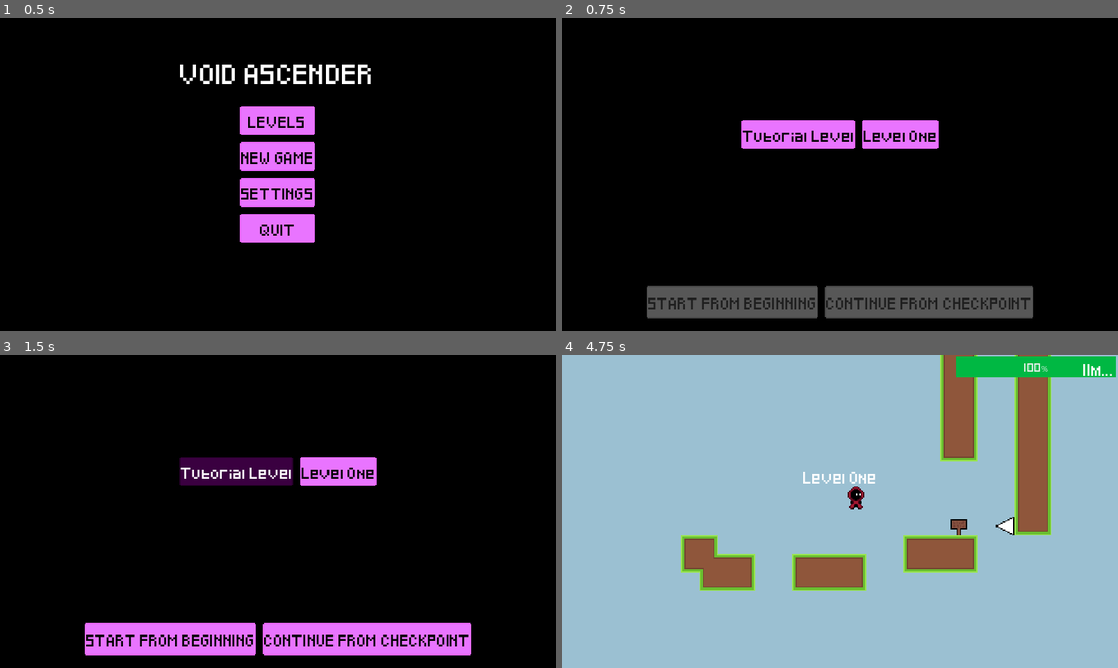
Above: before the commit, frames 1-4 (two rows, left to right).
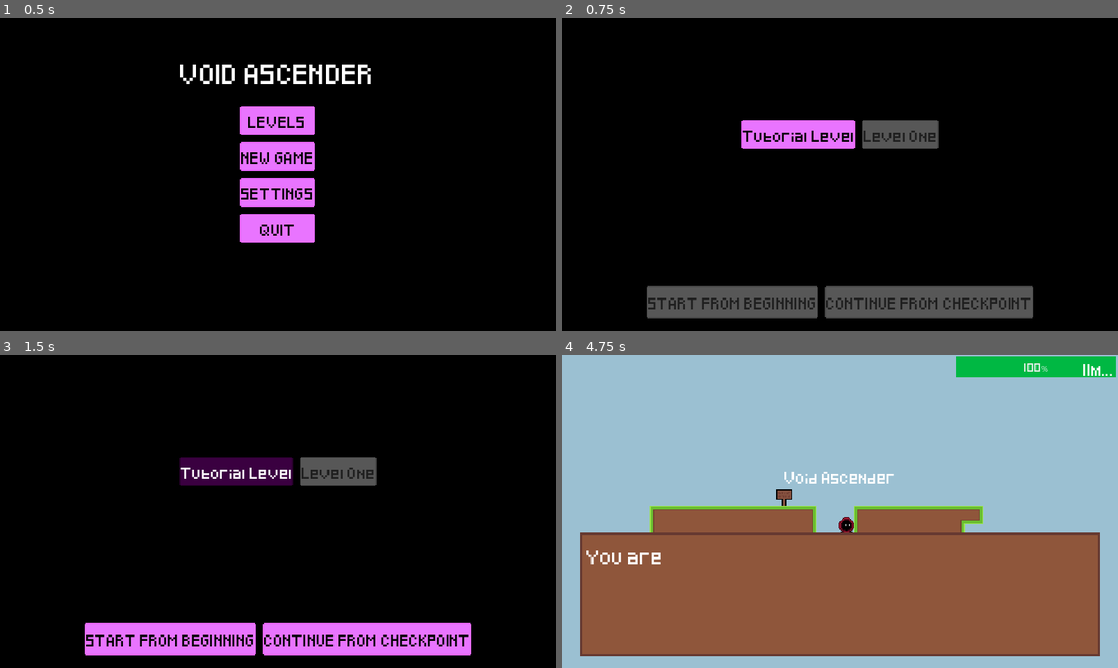
Above: after the commit, the same moments.

Repository: StormLight14/void-ascender
Game: Godot game, scene res://ui/menu/menu_ui.tscn
The game is run twice, just before and just after one commit, with the same random seed, the same clock (stepped at 60 frames per second) and the same inputs. Sound files missing from this copy of the repository are replaced by a short silence.
Inputs:
- Up to frame 1 (0.5 s): no input
- Up to frame 2 (0.75 s): click "LEVELS" at 0.5 s
- Up to frame 3 (1.5 s): click "Tutorial Level" at 1.25 s
- Up to frame 4 (4.75 s): click "Level One" (after the commit: "Tutorial Level") at 2 s; click "START FROM BEGINNING" at 2.75 s; hold Shift (climb) 3.53-4.28 s; hold D (right) from 3.53 s (still down); tap Space (jump) at 3.77, 4.52 s; tap E (interact) at 4.35 s

Frame 1 is identical in both runs. In frame 2, 1.2% of the frame differs, in the area x 54-68%, y 32-42%; in frame 3, 1.2%; in frame 4, 44%, in the area x 3-97%, y 0-97%.

Commit message:
start work on save system

Diff:
--- a/autoloads/Global.gd
+++ b/autoloads/Global.gd
@@ -1,6 +1,21 @@
 extends Node2D
 
 var ui_open = false
+var level_data = {
+	0: { # tutorial
+		"completed": false,
+		"last_checkpoint": Vector2(0, 0)
+	},
+	1: {
+		"completed": false,
+		"last_checkpoint": Vector2(0, 0)
+	},
+	2: {
+		"completed": false,
+		"last_checkpoint": Vector2(0, 0)
+	},
+}
+var deaths = 0
 
 func broadcast(messages, seconds = 5, font_size = 8, offset = Vector2(0, -30)):
 	%BroadcastLabel.text = messages[0]
@@ -17,20 +32,23 @@
 	%AnimationPlayer.play("broadcast_fade_out")
 
 func save_game():
+	var save_file = FileAccess.open("user://game_save.json", FileAccess.WRITE)
 	var save_dict = {
-		"level_data": {
-			0: { # tutorial
-				"completed": false,
-				"last_checkpoint": Vector2(0, 0)
-			},
-			1: {
-				"completed": false,
-				"last_checkpoint": Vector2(0, 0)
-			},
-			2: {
-				"completed": false,
-				"last_checkpoint": Vector2(0, 0)
-			},
-		},
-		"deaths": 0
+		"level_data": level_data,
+		"deaths": deaths
 	}
+
+	save_file.store_line(JSON.stringify(save_dict))
+
+func load_game():
+	if not FileAccess.file_exists("user://game_save.json"):
+		return
+	var json = JSON.new()
+
+	var save_file = FileAccess.open("user://game_save.json", FileAccess.READ)
+	if json.parse(save_file.get_as_text()) != OK:
+		print("JSON Parse Error: ", json.get_error_message(), " in ", save_file.get_as_text(), " at line ", json.get_error_line())
+		return
+
+	level_data = json["level_data"]
+	deaths = json["deaths"]
--- a/ui/level_select.gd
+++ b/ui/level_select.gd
@@ -6,6 +6,10 @@
 func _ready():
 	for button in get_tree().get_nodes_in_group("LevelButton"):
 		button.level_pressed.connect(level_pressed)
+		var level = int(str(button.name))
+		if level > 0:
+			# button disabled if previous level not completed
+			button.disabled = not Global.level_data[level].completed
 
 func level_pressed(level):
 	level_scene = level
--- a/ui/level_select.tscn
+++ b/ui/level_select.tscn
@@ -34,13 +34,13 @@
 [node name="LevelButtons" type="HBoxContainer" parent="CenterContainer2"]
 layout_mode = 2
 
-[node name="Tutorial" type="Button" parent="CenterContainer2/LevelButtons" groups=["LevelButton"]]
+[node name="0" type="Button" parent="CenterContainer2/LevelButtons" groups=["LevelButton"]]
 layout_mode = 2
 text = "Tutorial Level"
 script = ExtResource("2_n4hpg")
 level_scene = ExtResource("3_e3cml")
 
-[node name="Level1" type="Button" parent="CenterContainer2/LevelButtons" groups=["LevelButton"]]
+[node name="1" type="Button" parent="CenterContainer2/LevelButtons" groups=["LevelButton"]]
 layout_mode = 2
 text = "Level One"
 script = ExtResource("2_n4hpg")
@@ -73,7 +73,7 @@
 disabled = true
 text = "CONTINUE FROM CHECKPOINT"
 
-[connection signal="pressed" from="CenterContainer2/LevelButtons/Tutorial" to="CenterContainer2/LevelButtons/Tutorial" method="_on_pressed"]
-[connection signal="pressed" from="CenterContainer2/LevelButtons/Level1" to="CenterContainer2/LevelButtons/Level1" method="_on_pressed"]
+[connection signal="pressed" from="CenterContainer2/LevelButtons/0" to="CenterContainer2/LevelButtons/0" method="_on_pressed"]
+[connection signal="pressed" from="CenterContainer2/LevelButtons/1" to="CenterContainer2/LevelButtons/1" method="_on_pressed"]
 [connection signal="pressed" from="CenterContainer/HBoxContainer/Start" to="." method="_on_start_pressed"]
 [connection signal="pressed" from="CenterContainer/HBoxContainer/Continue" to="." method="_on_continue_pressed"]
--- a/ui/menu/menu_ui.gd
+++ b/ui/menu/menu_ui.gd
@@ -1,4 +1,7 @@
 extends Control
+
+func _ready():
+	Global.load_game()
 
 func _on_new_game_pressed():
 	get_tree().change_scene_to_file("res://level/levels/tutorial.tscn")
